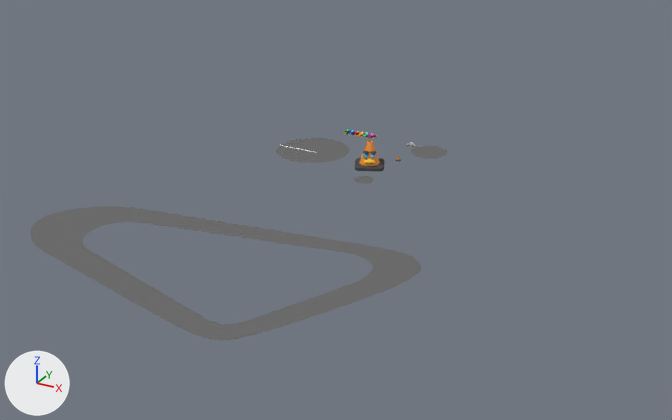
Before and after pictures for a commit that changed the Blender file Blender/Tracks/Track024.blend.
Camera for both pictures: a camera (50 mm lens) standing at (267.0, -546.0, 227.0) and looking at (2.0, -64.0, -14.0). The lights are fixed; the arrows at lower left show +X, +Y and +Z. The older version comes first.

The first picture shows 'Circle', 'Road' and 6 more.
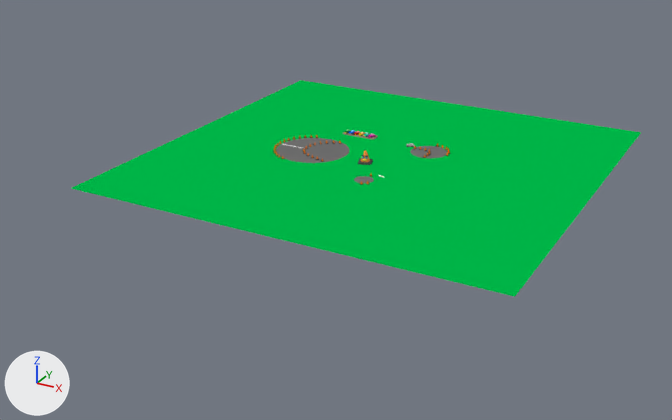
ob_bigcone is not drawn itself; it is the parent of ob_bigconetop, ob_bigconeeyes, ob_bigconebrows, ob_bigconebeak, ob_bigconebase.

Where the newer file only moved an object's origin or applied its transform, the numbers keep the older frame.

Location of each change, [x1, y1, x2, y2] in pixels of the pictures (672 x 420 px):
'Grass', shown (green)
    after: [71, 80, 641, 297]
'Road', deleted
    before: [30, 206, 421, 340]
'BigConeBase', moved, rescaled
    before: [355, 158, 384, 171]
    after: [358, 158, 373, 165]
'BigConeTop', moved, rescaled (50% narrower, 54% shorter)
    before: [359, 141, 380, 166]
    after: [360, 151, 370, 162]
'BigConeEyes', moved, rescaled (not visible afterwards)
    before: [363, 154, 376, 159]
'BigConeBeak', moved, rescaled (not visible afterwards)
    before: [364, 159, 375, 163]
'BigConeBrows', moved, rescaled (not visible afterwards)
    before: [363, 151, 376, 154]

Edits to the bpy script that builds the scene:
```text
Change ob_bigcone:
    ob_bigcone.location: (1.701, -16.27, 0.0) -> (-4.167, -11.29, 0.0)
    ob_bigcone.scale: (3.34, 3.34, 3.34) -> (1.57, 1.57, 1.57)
Change ob_grass:
    remove ob_grass.hide_set(True)
Remove ob_road:
    ob_road = bpy.data.objects.new('Road', me_circle_001)
    ob_road.location = (3.1, -187.7, 0.0)
    _m = ob_road.modifiers.new('Subdivision', 'SUBSURF')
    _m.levels = 4
```
